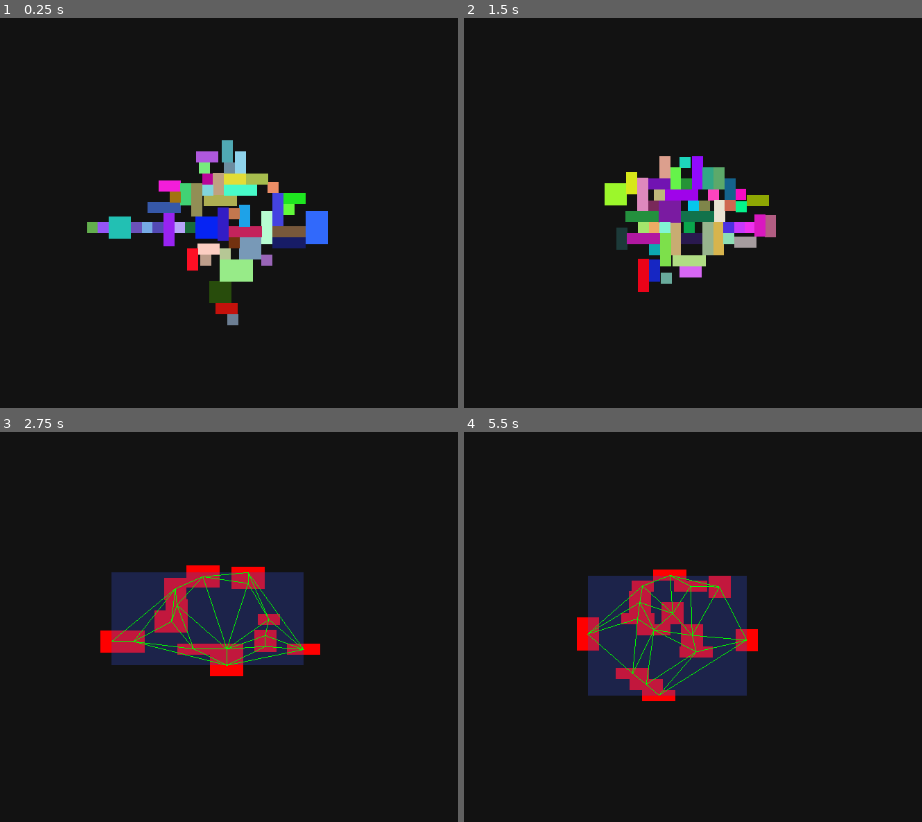
Above: before the commit, frames 1-4 (two rows, left to right).
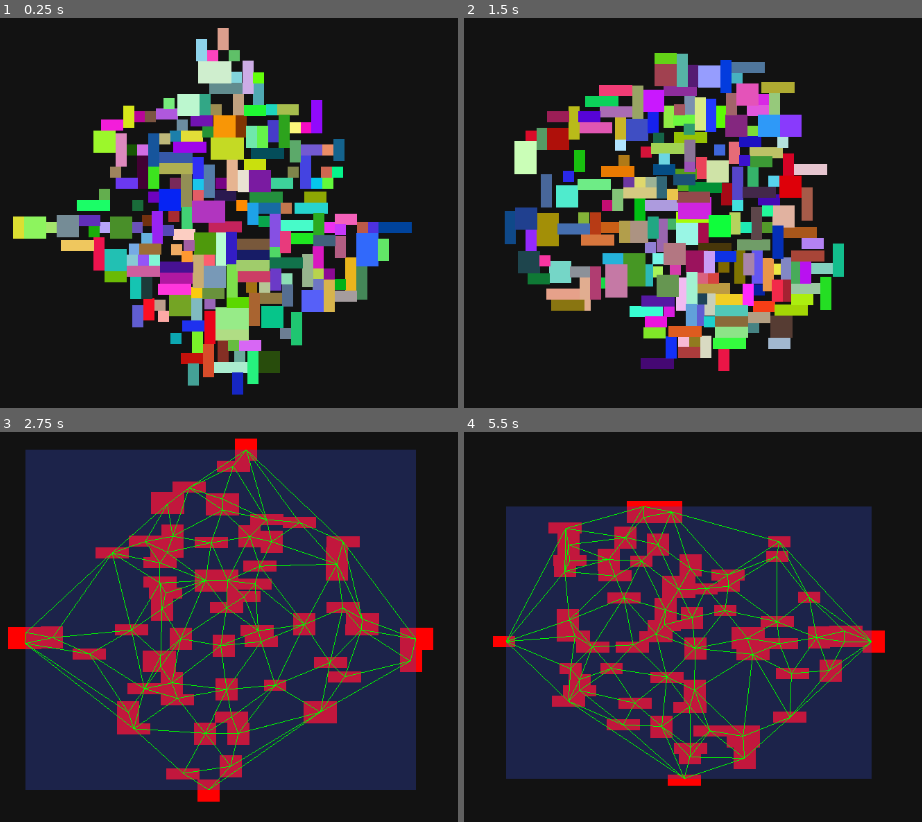
Above: after the commit, the same moments.

Repository: Horryportier/DungeonGeneration
Game: Godot game, scene res://room_generation/room_generator.tscn
The game is run twice, just before and just after one commit, with the same random seed, the same clock (stepped at 60 frames per second) and the same inputs.
Inputs (mouse positions are in pixels of both pictures, inside the frame that each line leads up to):
- Up to frame 1 (0.25 s): no input
- Up to frame 2 (1.5 s): move the mouse to (853, 193) at 0.52 s; tap Space (regenrate) at 0.6, 1.35 s; move the mouse to (518, 240) at 1.27 s
- Up to frame 3 (2.75 s): tap Enter at 2 s; move the mouse to (293, 533) at 2.02 s; tap Space (regenrate) at 2.1 s
- Up to frame 4 (5.5 s): tap Space (regenrate) at 2.75, 2.85, 3.6, 4.25, 4.35, 5.1 s; move the mouse to (638, 720) at 2.77 s; tap Enter at 3.5, 5 s; move the mouse to (917, 697) at 3.52 s; move the mouse to (outside the picture) at 4.27 s; move the mouse to (720, 630) at 5.02 s

The runs differ from the first frame. In frame 1, 31% of the frame differs, in the area x 2-90%, y 2-97%; in frame 2, 33%; in frame 3, 70%, in the area x 1-95%, y 1-95%; in frame 4, 51%.

Commit message:
m

Diff:
--- a/room_generation/room_generator.tscn
+++ b/room_generation/room_generator.tscn
@@ -4,10 +4,10 @@
 
 [node name="RoomGenerator" type="Node2D"]
 script = ExtResource("1_ac6gd")
-number_of_rooms = 50
+number_of_rooms = 200
 min_room_size = 16
 max_room_size = 64
-room_generation_radius = 64
-selected_room_size_treshold = 0.3
+room_generation_radius = 200
+selected_room_size_treshold = 0.303
 
 [node name="Camera2D" type="Camera2D" parent="."]
